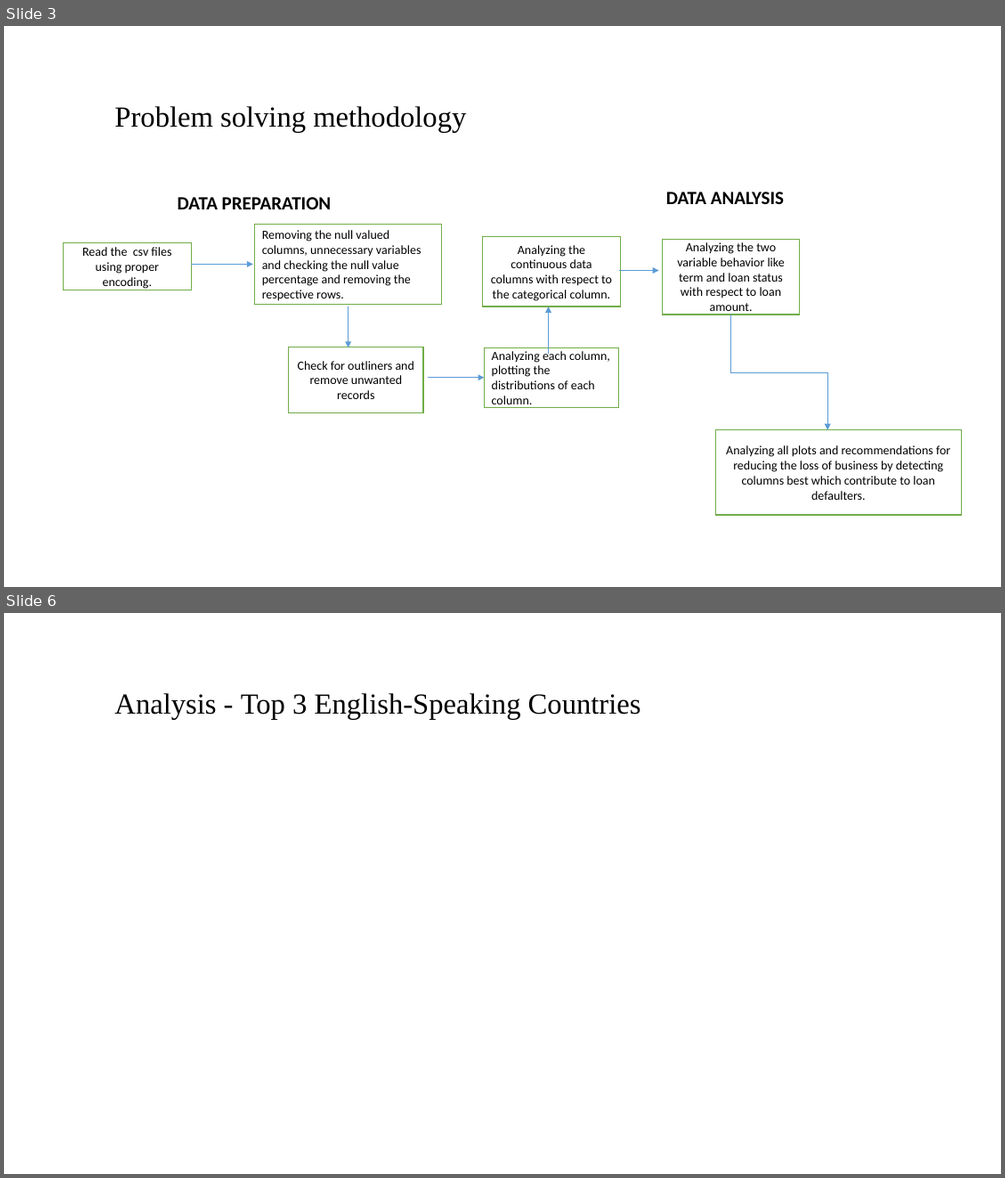
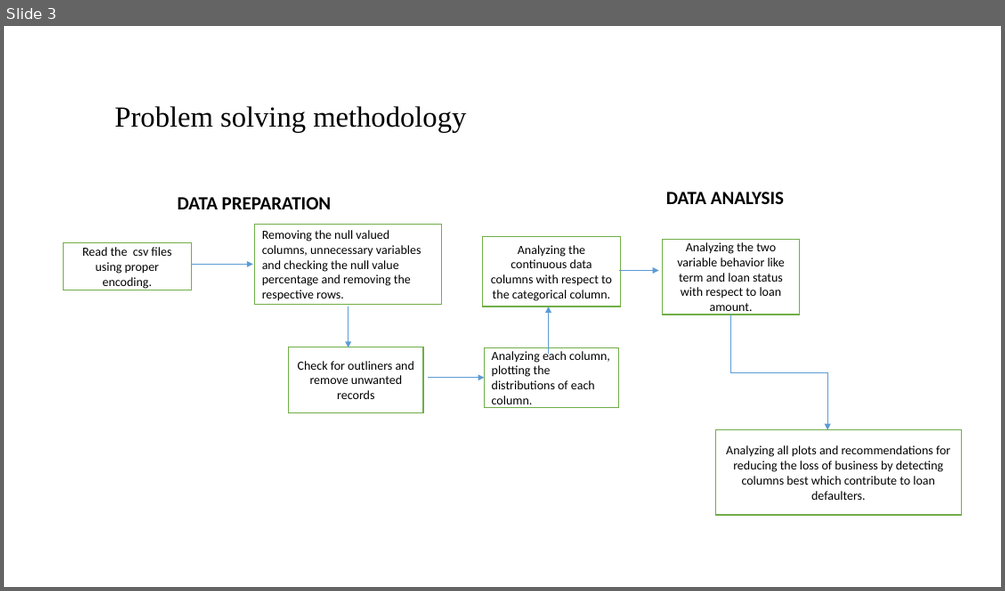
Before and after one commit to ArjunAshokKumar/Lending-Club-Case-Study, a slide deck: Niraj Kumar.pptx. Shown one above the other, each under a label of ours: slides 3 and 6 before the commit, slide 3 after it; the slides between them are not shown. The pictures are 1005x1178 and 1005x591 pixels, drawn with LibreOffice and Linux fonts; fonts in the diff are those of the drawing; background and template pictures are left out. Boxes give left, top, right and bottom in pixels: in the first picture for what was removed or moved away, otherwise in the second. Text is boxed around its words. In the diff, an @@ line names an element or a change of style, - is before the commit and + after.

```diff
--- a/Niraj Kumar.pptx
+++ b/Niraj Kumar.pptx
@@ slide 6 removed at (4,613,1001,1174), background #FFFFFF @@
@@ title removed at (114,693,641,719) @@
-Analysis - Top 3 English-Speaking Countries
```
Also in this commit, not shown: 3 slides added, 2 other slides removed.
